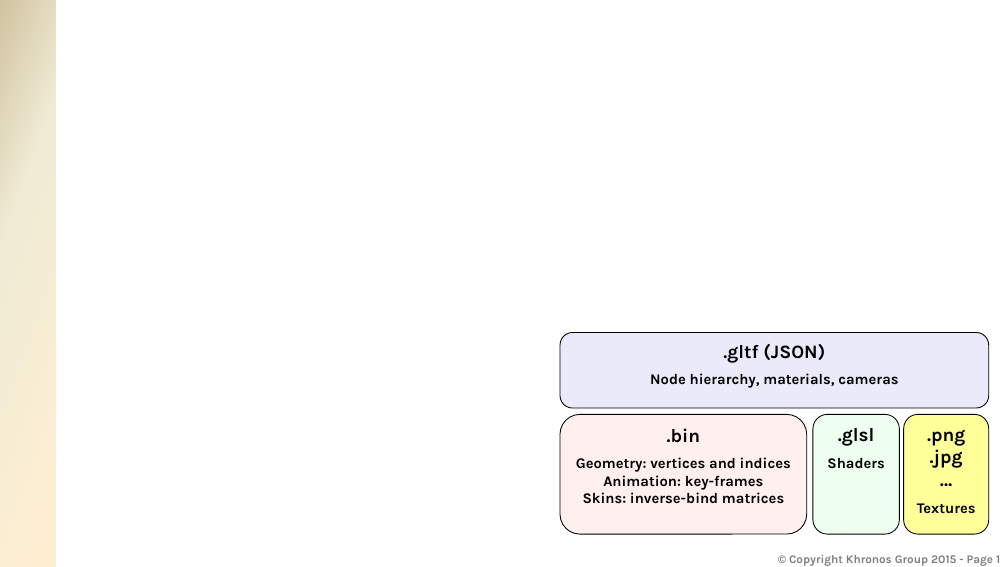
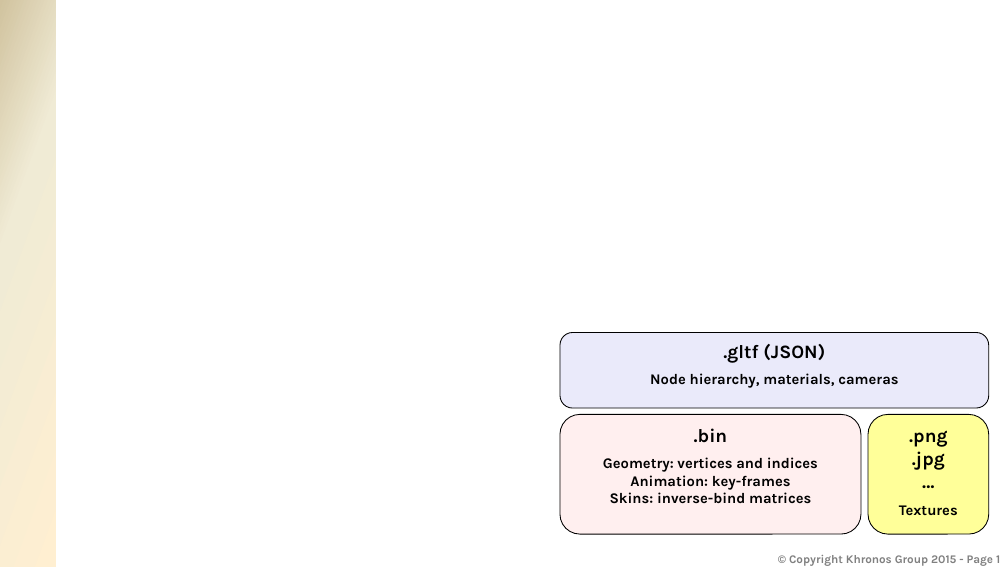
Before and after one commit to KhronosGroup/glTF, a slide deck: slide 1 of specification/2.0/figures/pptx/figures.pptx. Drawn at 1008x567 pixels with LibreOffice and Linux fonts; fonts in the diff are those of the drawing; background and template pictures are left out. Boxes give left, top, right and bottom in pixels: in the first picture for what was removed or moved away, otherwise in the second. Text is boxed around its words. In the diff, an @@ line names an element or a change of style, - is before the commit and + after.

Commit message:
Removed techniques, shaders, programs and added Metal Roughness to Core Spec

```diff
--- a/specification/2.0/figures/pptx/figures.pptx
+++ b/specification/2.0/figures/pptx/figures.pptx
@@ rounded rectangle ".bin": place and size @@
-rounded rectangle ".bin" at box(560, 414, 807, 534)
+rounded rectangle ".bin" at box(560, 414, 861, 534)
@@ rounded rectangle removed at box(813, 414, 900, 534) @@
-.glsl
-Shaders
@@ rounded rectangle ".png": place and size @@
-rounded rectangle ".png" at box(904, 414, 989, 534)
+rounded rectangle ".png" at box(868, 414, 989, 534)
```
Also in this commit, not shown: 1 other slide changed, 1 slide added, 5 other files.
